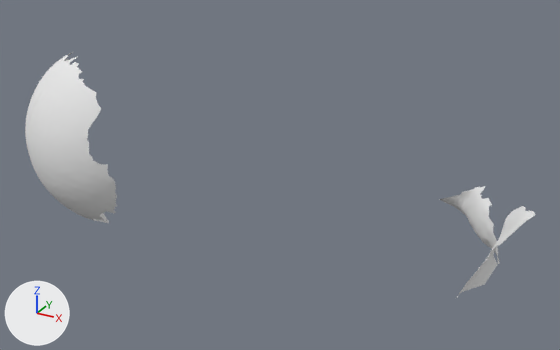
The OBJ model res/tangential2/LargeSphere_tangential_02.000063.obj: old version first, new version second.
Rendered twice from a camera (50 mm lens) standing at (569.0, -1571.0, 429.0) and looking at (17.0, -569.0, -73.0). Arrows for +X, +Y and +Z are at lower left; the lights stay in place. Where no turn or scale is listed for an object, it has been applied to the vertices.

The first picture shows 'LargeSphere_tangential_02.000063'.
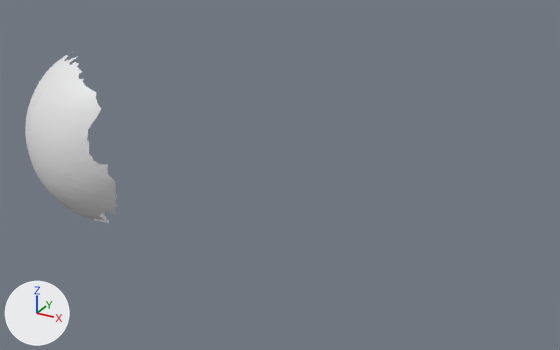
The change in detail:
me_largesphere_tangential_02_000063 has 10584 vertices, 20880 faces and spans x -373.0..408.0, y -809.0..-301.0, z -211.0..123.0.
me_largesphere_tangential_02_000063 is used by ob_largesphere_tangential_02_000063; location (0.0, 0.0, 0.0).
me_largesphere_tangential_02_000063 no longer uses material mat_largesphere_tangential_02_000063 (white #e7e7e7).
me_largesphere_tangential_02_000063 part 1: the loose piece of 1071 vertices spanning x 206.0..408.0, y -575.0..-301.0, z -211.0..-73.0 is deleted.

Location of each change, (x1, y1, x2, y2) in pixels of the pictures (560 x 350 px):
'LargeSphere_tangential_02.000063', reshaped (82% narrower, 30% shorter)
    before: (25, 52, 535, 298)
    after: (25, 52, 117, 223)
part 1 of me_largesphere_tangential_02_000063, deleted
    before: (440, 186, 535, 298)
